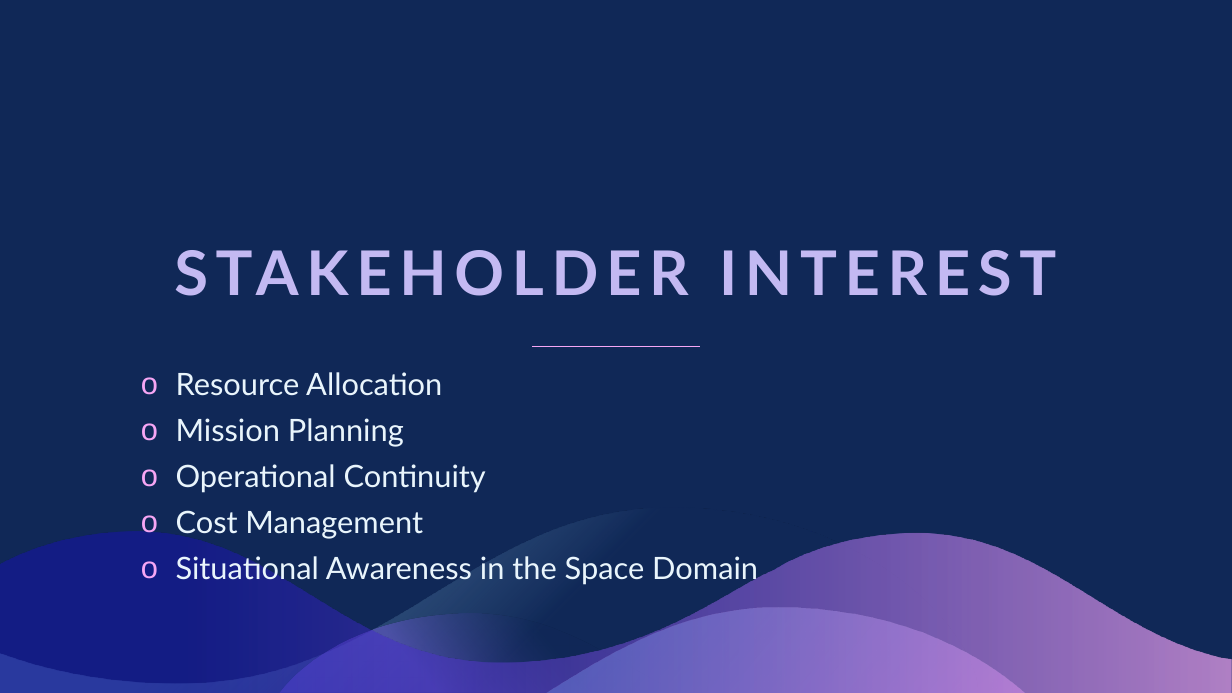
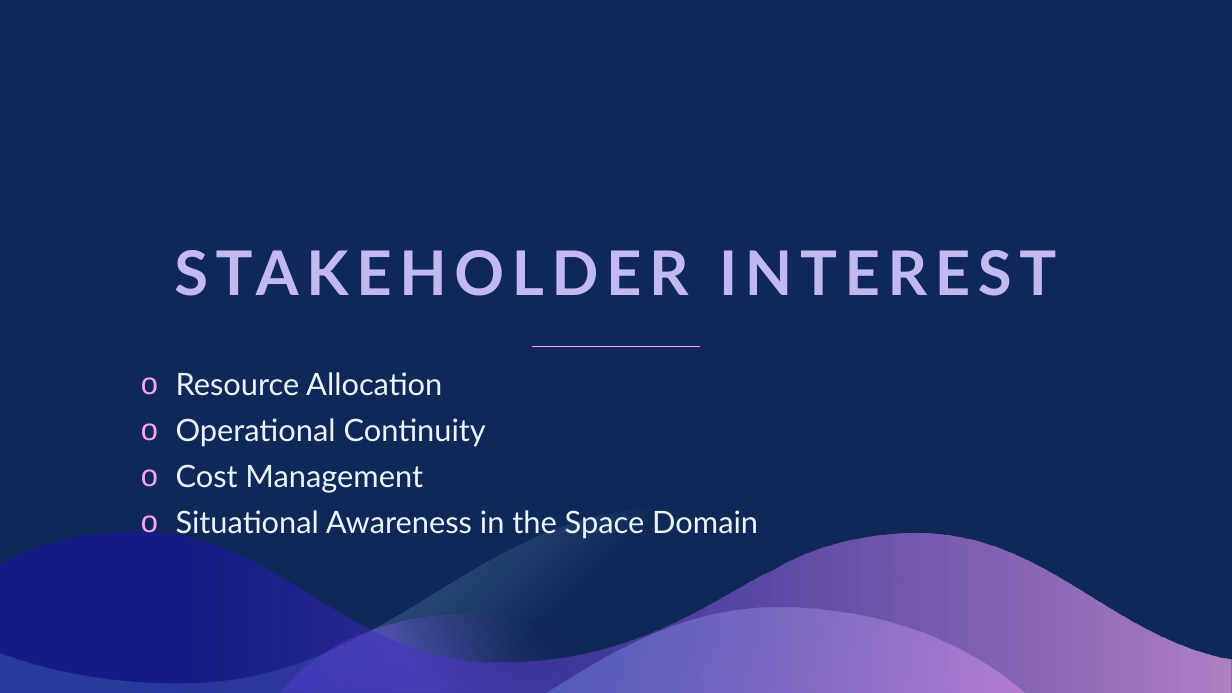
Before and after one commit to joshlynj/active_satellites, a slide deck: slide 3 of ppt/SATELLITE LIFE EXPECTANCY.pptx. Drawn at 1232x693 pixels with LibreOffice and Linux fonts; fonts in the diff are those of the drawing. Boxes give left, top, right and bottom in pixels: in the first picture for what was removed or moved away, otherwise in the second. Text is boxed around its words. In the diff, an @@ line names an element or a change of style, - is before the commit and + after.

```diff
--- a/ppt/SATELLITE LIFE EXPECTANCY.pptx
+++ b/ppt/SATELLITE LIFE EXPECTANCY.pptx
@@ subtitle at [176,418,404,447]: paragraph removed @@
-o Mission Planning
```
Also in this commit, not shown: 4 other slides changed, 1 slide added.
